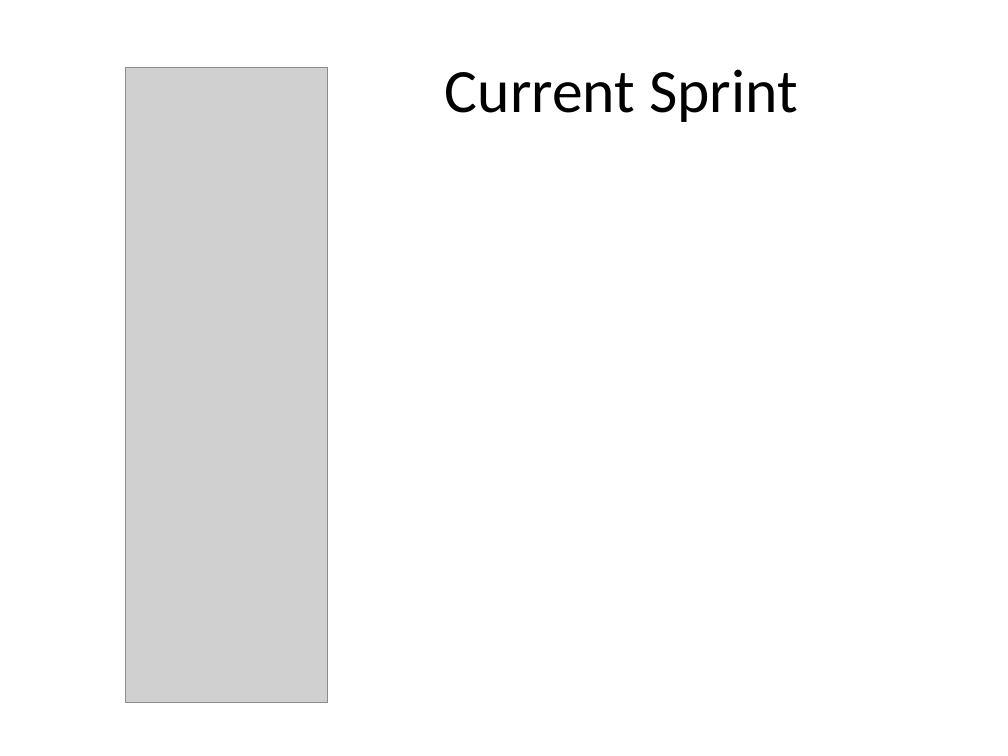
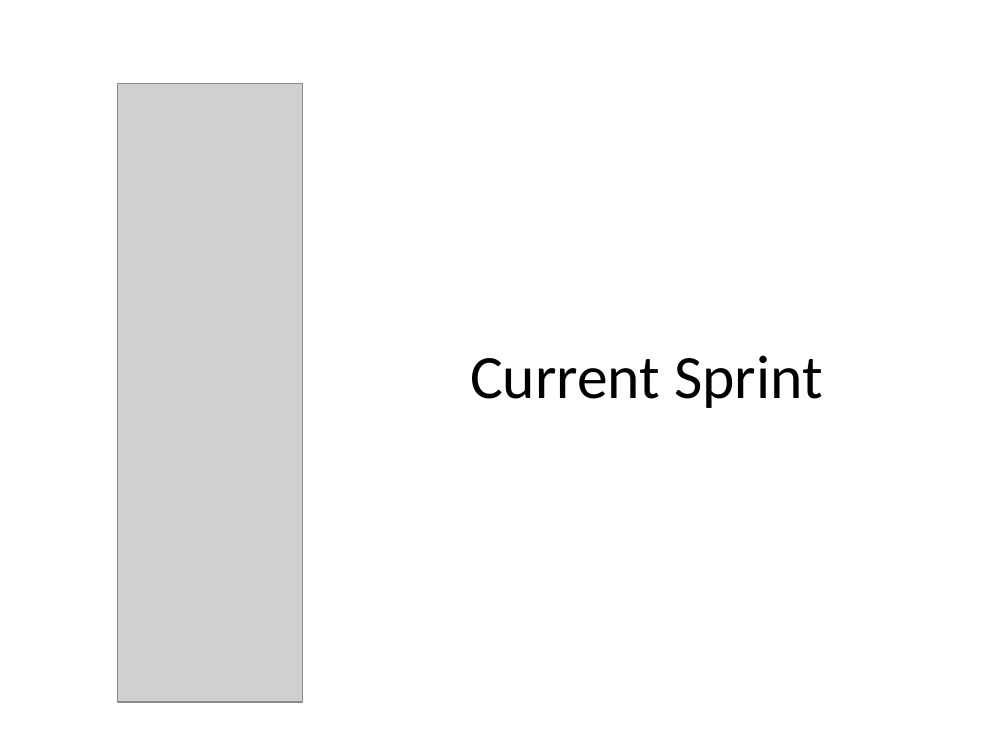
Before and after one commit to FIU-SCIS-Senior-Project-2015-Spring/Designer-Drugs-Database-App, a slide deck: slide 15 of Presentation Slides/Presentation 3.pptx (slide 12 before the commit). Drawn at 1008x756 pixels with LibreOffice and Linux fonts; fonts in the diff are those of the drawing; grey boxes stand for pictures. Boxes give left, top, right and bottom in pixels: in the first picture for what was removed or moved away, otherwise in the second. Text is boxed around its words. In the diff, an @@ line names an element or a change of style, - is before the commit and + after.

```diff
--- a/Presentation Slides/Presentation 3.pptx
+++ b/Presentation Slides/Presentation 3.pptx
@@ picture: place and size @@
-picture at (126, 68, 328, 703)
+picture at (118, 84, 302, 702)
@@ title "Current Sprint": place and size @@
-title "Current Sprint" at (445, 69, 798, 122)
+title "Current Sprint" at (470, 355, 823, 408)
```
Also in this commit, not shown: 3 other slides changed, 3 slides added, 57 other files.
